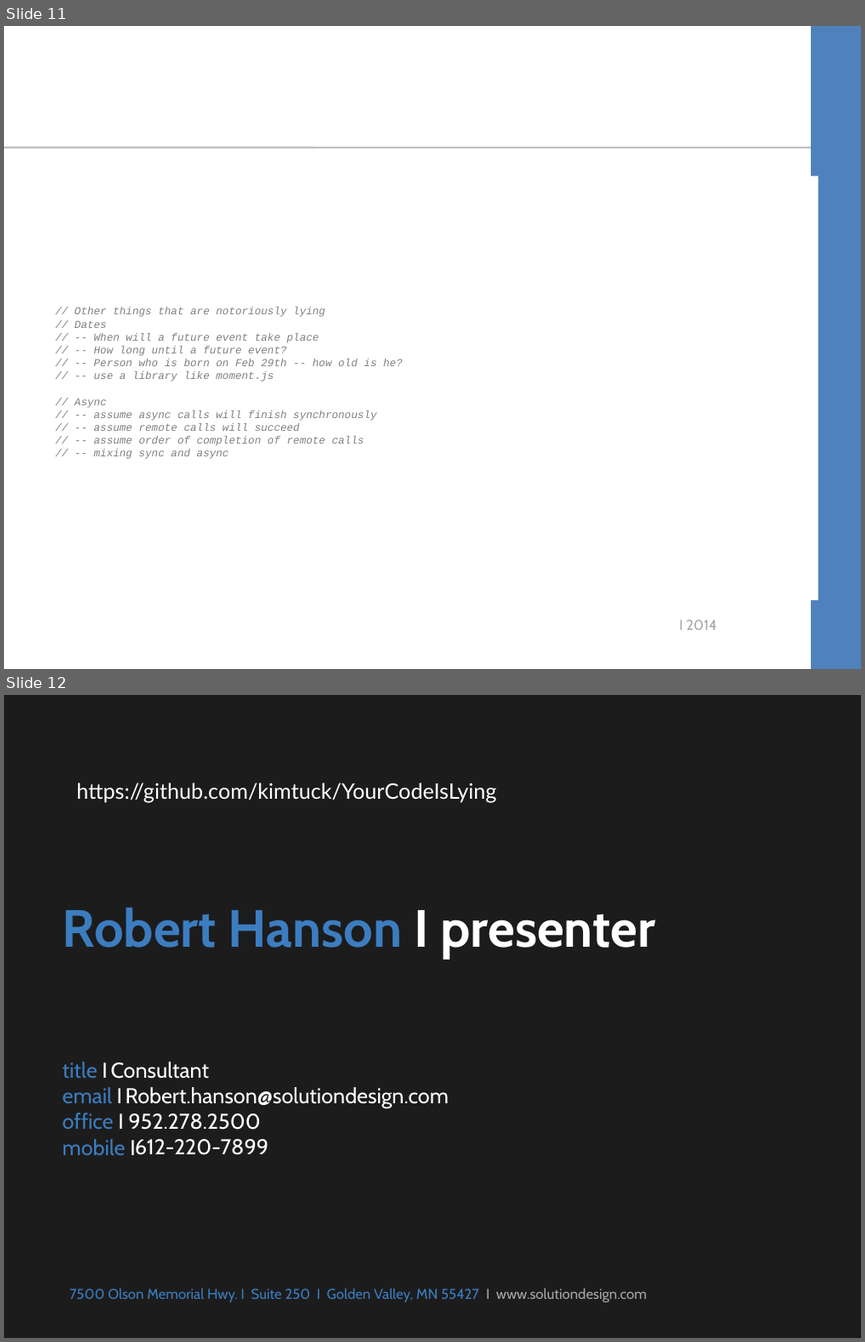
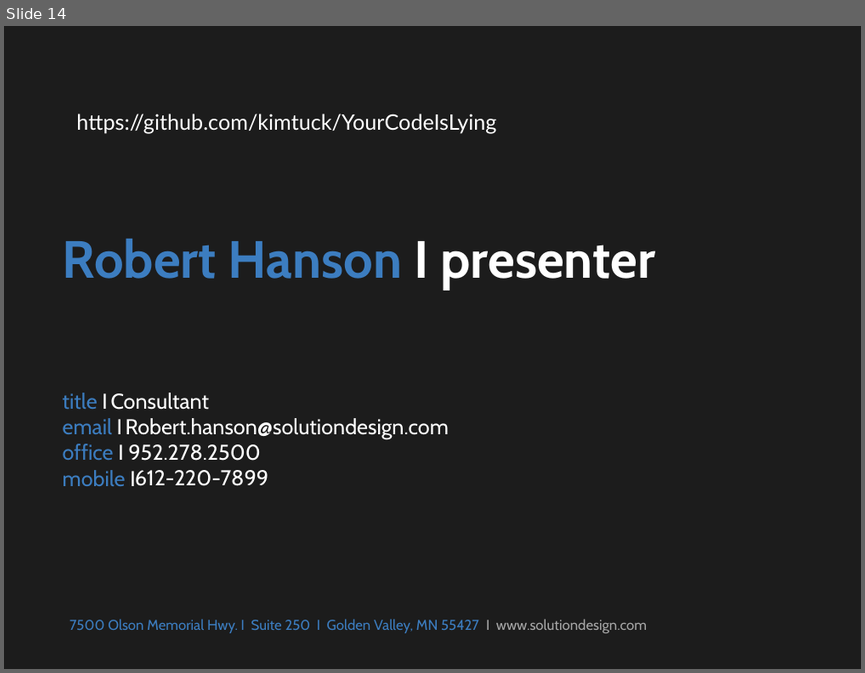
Before and after one commit to kimtuck/YourCodeIsLying, a slide deck: YourCodeIsLying.ppt. Shown one above the other, each under a label of ours: slides 11 and 12 before the commit, slide 14 after it. The pictures are 865x1342 and 865x673 pixels, drawn with LibreOffice and Linux fonts; fonts in the diff are those of the drawing; background and template pictures are left out. Boxes give left, top, right and bottom in pixels: in the first picture for what was removed or moved away, otherwise in the second. Text is boxed around its words. In the diff, an @@ line names an element or a change of style, - is before the commit and + after.

```diff
--- a/YourCodeIsLying.ppt
+++ b/YourCodeIsLying.ppt
@@ slide 11 removed at bbox=[4, 26, 861, 669], background #FFFFFF @@
@@ rectangle removed at bbox=[812, 26, 861, 669] @@
@@ line removed from (4, 148) to (861, 148) @@
@@ text removed at bbox=[75, 306, 403, 459] @@
-// Other things that are notoriously lying
-// Dates
-// -- When will a future event take place
-// -- How long until a future event?
-// -- Person who is born on Feb 29th -- how old is he?
-// -- use a library like moment.js
-// Async
-// -- assume async calls will finish synchronously
-// -- assume remote calls will succeed
-// -- assume order of completion of remote calls
-// -- mixing sync and async
@@ text removed at bbox=[679, 619, 716, 630] @@
-I 2014
@@ what was slide 12 is now slide 14 @@
```
Also in this commit, not shown: 1 slide changed, 3 slides added, 3 other files.
